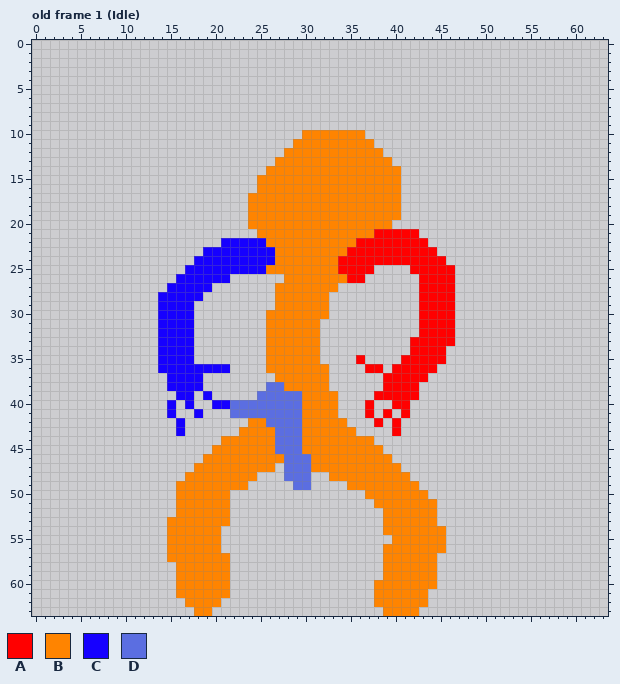
File history of a pixel-art file, Assets/TurnBattleSystem/Eyr Cutt/EyrCuttAsepriteMashup.aseprite. This is how it looked before the edit.
64x64 pixels, 36 frames. Shown: old frame 1 (Idle). The commit also changed other frames, which this record leaves out.
Palette (. is transparent): A #ff0000  B #ff8400  C #1600ff  D #5b6ee1
The same view after the edit:
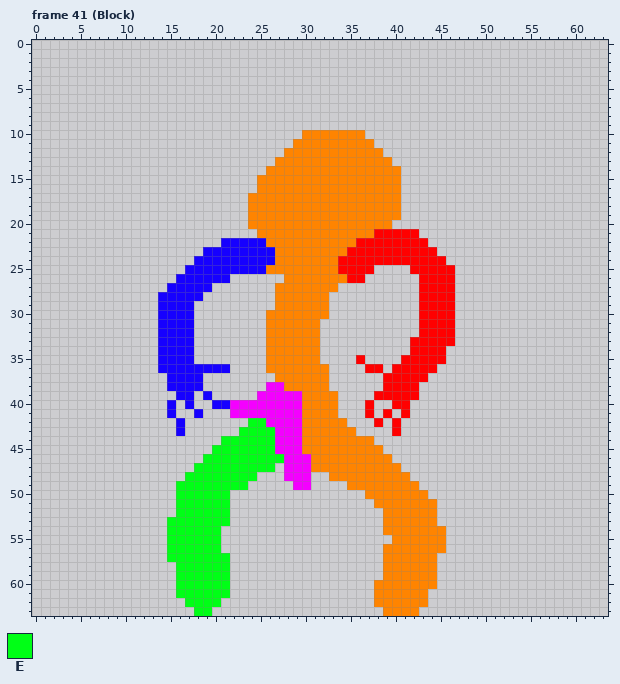
Colours new in this view: E #00ff16
A new or re-ordered frame is compared with the old frame closest to it.
Diff:
{"change": "frames 36 -> 47"}
{"colour":"D","old":"#5b6ee1","new":"#f400ff"}
{"where": "frame 41 (Block) is new; against old frame 1 (Idle), layer \"Layer 1\""}
{"frame":41,"y":42,"x":24,"old":"BB","new":"EE"}
{"frame":41,"y":43,"x":23,"old":"BBBB","new":"EEEE"}
{"frame":41,"y":44,"x":21,"old":"BBBBBB","new":"EEEEEE"}
{"frame":41,"y":45,"x":20,"old":"BBBBBBB","new":"EEEEEEE"}
{"frame":41,"y":46,"x":19,"old":"BBBBBBBBB","new":"EEEEEEEEE"}
{"frame":41,"y":47,"x":18,"old":"BBBBBBBBB","new":"EEEEEEEEE"}
{"frame":41,"y":48,"x":17,"old":"BBBBBBBB","new":"EEEEEEEE"}
{"frame":41,"y":49,"x":16,"old":"BBBBBBBB","new":"EEEEEEEE"}
{"frame":41,"y":50,"x":16,"old":"BBBBBB","new":"EEEEEE"}
{"frame":41,"y":51,"x":16,"old":"BBBBBB","new":"EEEEEE"}
{"frame":41,"y":52,"x":16,"old":"BBBBBB","new":"EEEEEE"}
{"frame":41,"y":53,"x":15,"old":"BBBBBBB","new":"EEEEEEE"}
{"frame":41,"y":54,"x":15,"old":"BBBBBB","new":"EEEEEE"}
{"frame":41,"y":55,"x":15,"old":"BBBBBB","new":"EEEEEE"}
{"frame":41,"y":56,"x":15,"old":"BBBBBB","new":"EEEEEE"}
{"frame":41,"y":57,"x":15,"old":"BBBBBBB","new":"EEEEEEE"}
{"frame":41,"y":58,"x":16,"old":"BBBBBB","new":"EEEEEE"}
{"frame":41,"y":59,"x":16,"old":"BBBBBB","new":"EEEEEE"}
{"frame":41,"y":60,"x":16,"old":"BBBBBB","new":"EEEEEE"}
{"frame":41,"y":61,"x":16,"old":"BBBBBB","new":"EEEEEE"}
{"frame":41,"y":62,"x":17,"old":"BBBB","new":"EEEE"}
{"frame":41,"y":63,"x":18,"old":"BB","new":"EE"}
{"label":"changed","picture_box":[167,382,311,616]}
